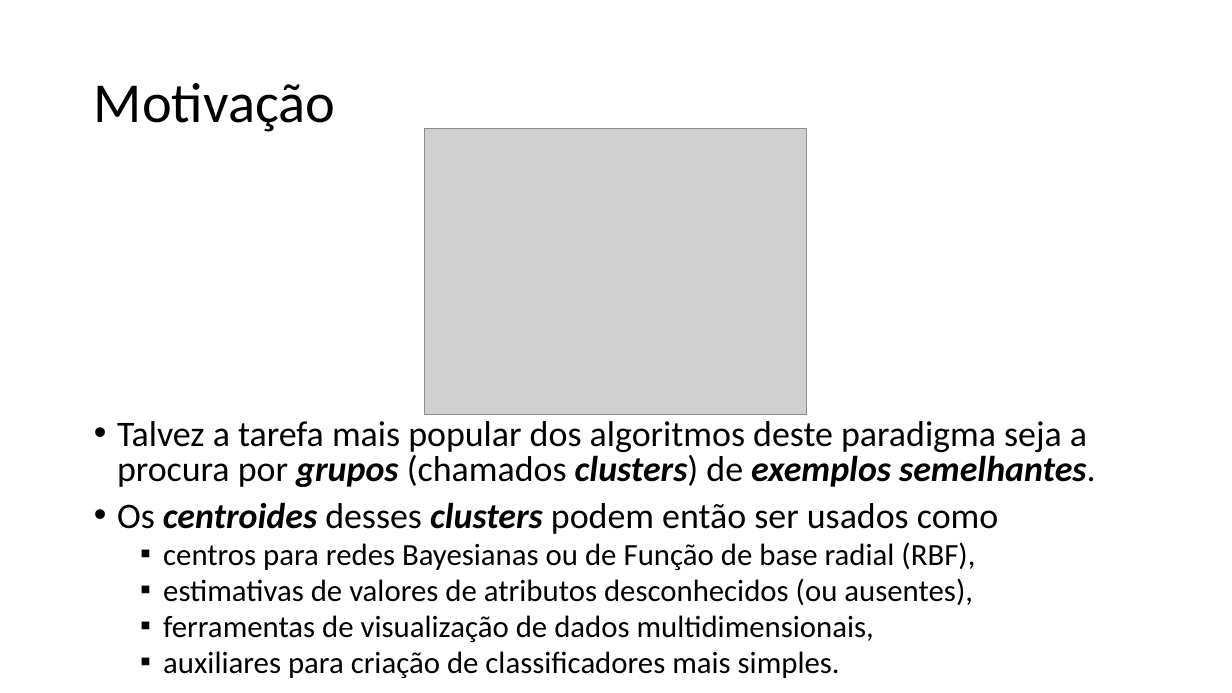
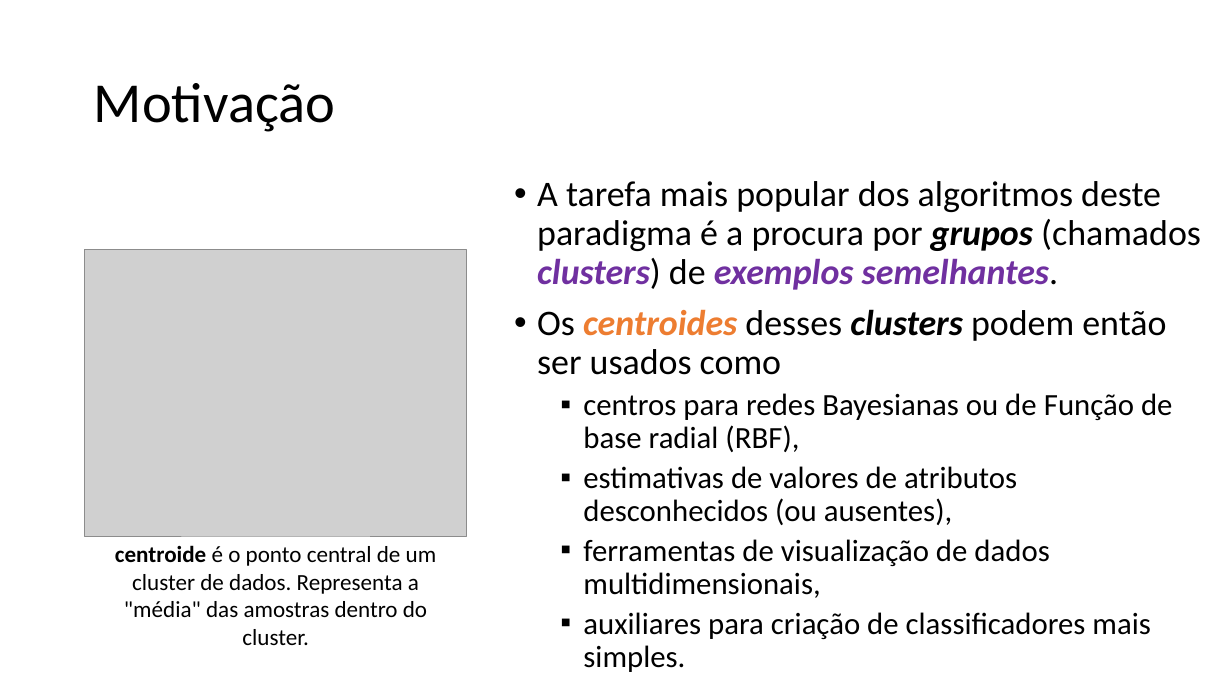
Before and after one commit to zz4fap/t320_aprendizado_de_maquina, a slide deck: slide 5 of slides/T320_kMeans.pptx (slide 4 before the commit). Drawn at 1232x693 pixels with LibreOffice and Linux fonts; fonts in the diff are those of the drawing; grey boxes stand for pictures. Boxes give left, top, right and bottom in pixels: in the first picture for what was removed or moved away, otherwise in the second. Text is boxed around its words. In the diff, an @@ line names an element or a change of style, - is before the commit and + after.

```diff
--- a/slides/T320_kMeans.pptx
+++ b/slides/T320_kMeans.pptx
@@ text "A tarefa mais popular dos ...": place and size @@
-text "A tarefa mais popular dos ..." at <box>117,421,1095,678</box>
+text "A tarefa mais popular dos ..." at <box>537,181,1201,672</box>
@@ text at <box>537,181,1201,290</box>: text changed @@
-• Talvez a tarefa mais popular dos algoritmos deste paradigma seja a procura por grupos (chamados clusters) de exemplos semelhantes.
+• A tarefa mais popular dos algoritmos deste paradigma é a procura por grupos (chamados clusters) de exemplos semelhantes.
@@ picture: place and size @@
-picture at <box>425,128,807,415</box>
+picture at <box>85,250,467,536</box>
@@ text at <box>537,309,1172,672</box>: text colour #000000 to #ED7D31 in "centroides"; line spacing 0.8 to 0.9 @@
@@ text added at <box>115,545,437,645</box>, 18 pt, text #000000 @@
+centroide é o ponto central de um cluster de dados. Representa a "média" das amostras dentro do cluster.
```
Also in this commit, not shown: 9 other slides changed, 5 slides added, 2 other files.
